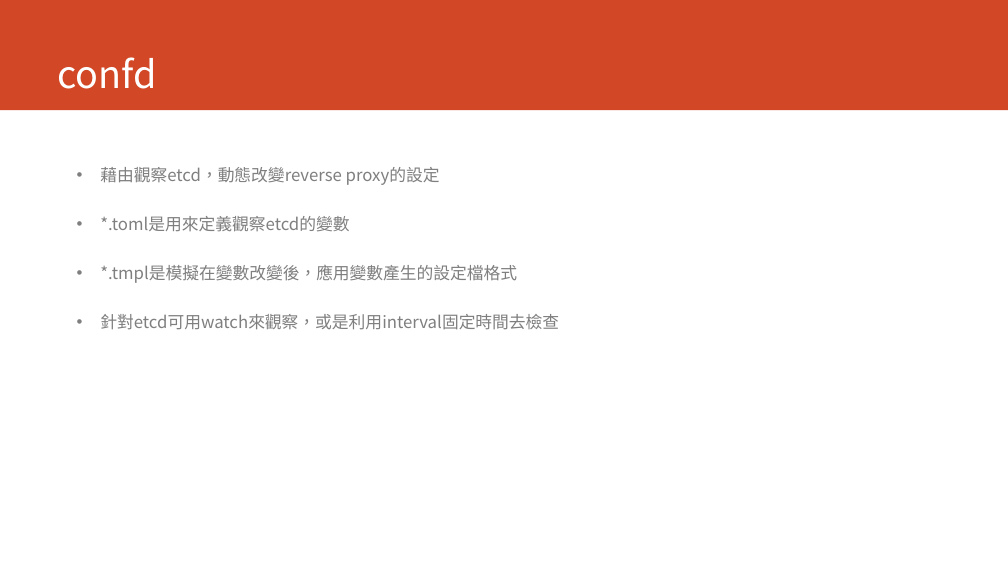
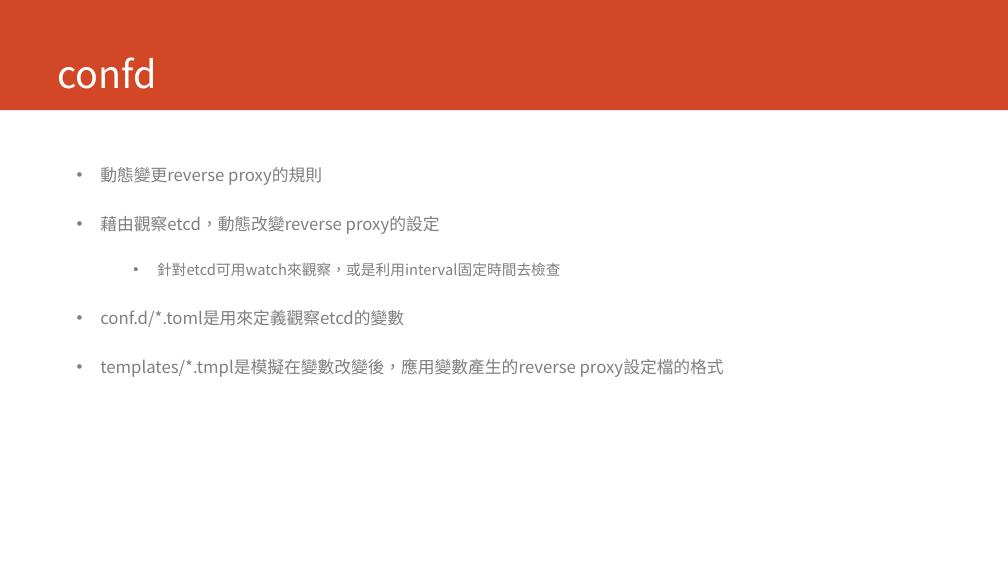
Before and after one commit to dinoliang/TemplateInfo, a slide deck: slide 6 of Reverse Proxy.ppt. Drawn at 1008x567 pixels with LibreOffice and Linux fonts; fonts in the diff are those of the drawing. Boxes give left, top, right and bottom in pixels: in the first picture for what was removed or moved away, otherwise in the second. Text is boxed around its words. In the diff, an @@ line names an element or a change of style, - is before the commit and + after.

```diff
--- a/Reverse Proxy.ppt
+++ b/Reverse Proxy.ppt
@@ text at [100,167,322,185]: paragraph added @@
+• 動態變更reverse proxy的規則
@@ text at [100,216,517,283]: paragraphs removed @@
-• *.toml是用來定義觀察etcd的變數
-• *.tmpl是模擬在變數改變後，應用變數產生的設定檔格式
@@ text at [157,263,561,276]: size 16 to 14 pt in "針對etcd可用watch來觀察，或是利用interval固定時間去檢查"; list level 1 to 2 in "針對etcd可用watch來觀察，或是利用interval固定時間去檢查" @@
@@ text at [100,310,724,377]: paragraphs added @@
+• conf.d/*.toml是用來定義觀察etcd的變數
+• templates/*.tmpl是模擬在變數改變後，應用變數產生的reverse proxy設定檔的格式
```
Also in this commit, not shown: 1 other slide changed, 1 slide added.
